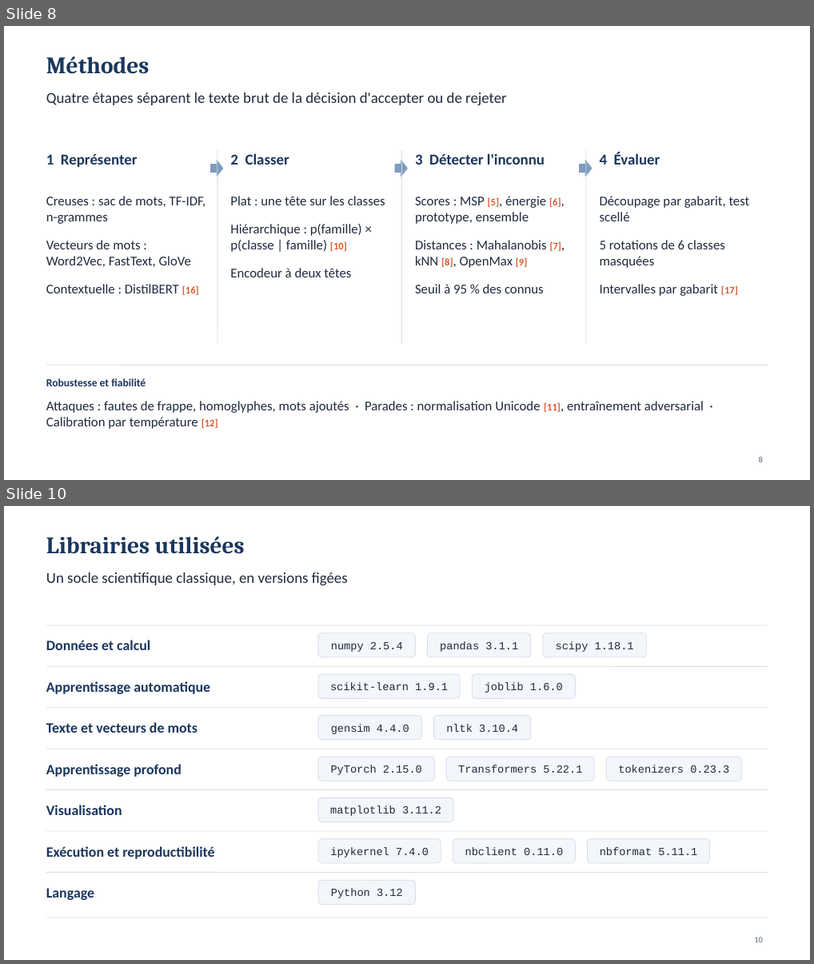
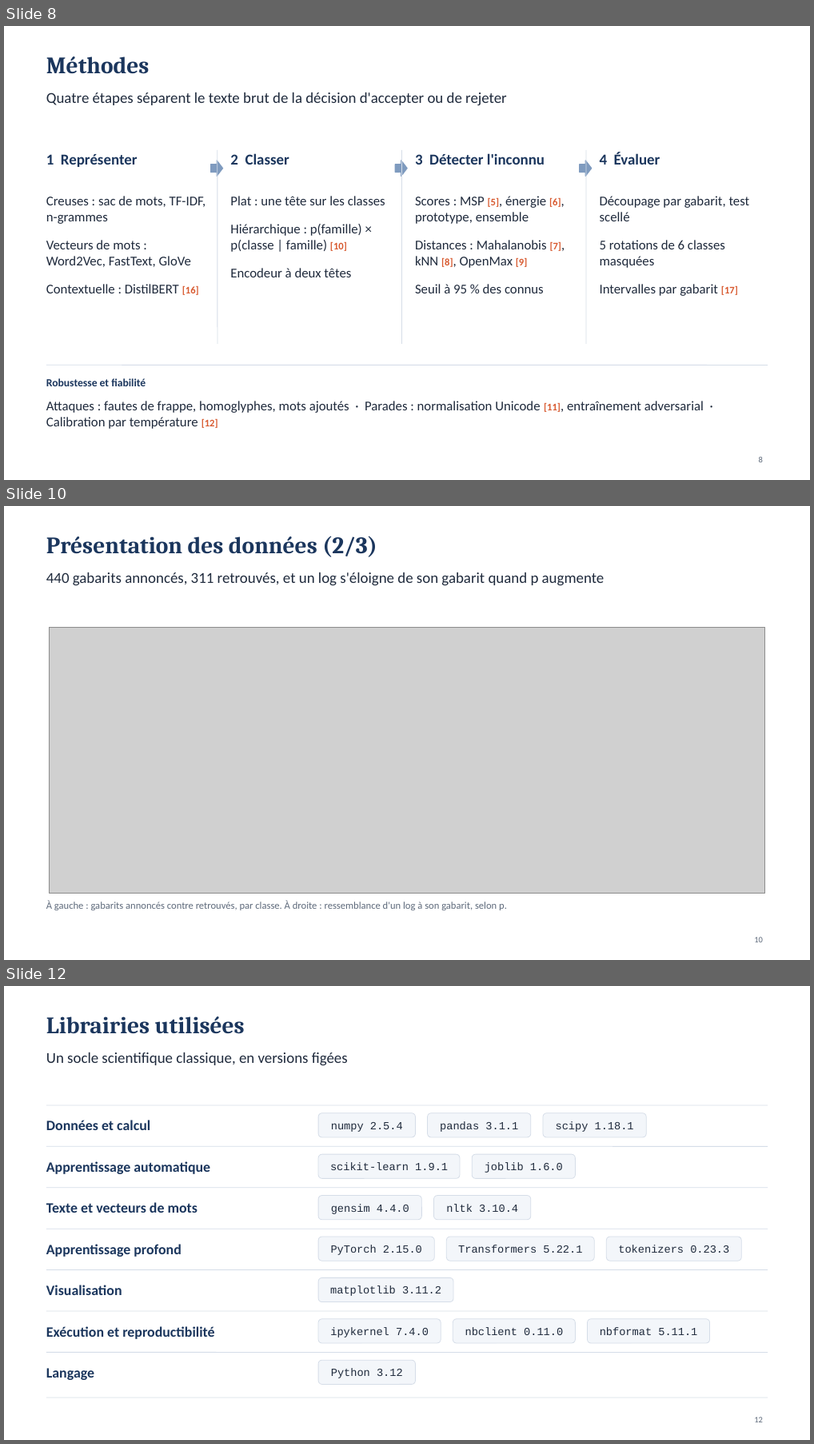
Before and after one commit to MADENIYOU/siem-open-world-log-classification, a slide deck: presentation/Soutenance_SIEM_monde_ouvert.pptx. Shown one above the other, each under a label of ours: slides 8 and 10 before the commit, slides 8, 10 and 12 after it; the slides between them are not shown. The pictures are 814x964 and 814x1444 pixels, drawn with LibreOffice and Linux fonts; fonts in the diff are those of the drawing; grey boxes stand for pictures. Boxes give left, top, right and bottom in pixels: in the first picture for what was removed or moved away, otherwise in the second. Text is boxed around its words. In the diff, an @@ line names an element or a change of style, - is before the commit and + after.

```diff
--- a/presentation/Soutenance_SIEM_monde_ouvert.pptx
+++ b/presentation/Soutenance_SIEM_monde_ouvert.pptx
@@ slide 10 added at (4,506,810,960), background #FFFFFF @@
@@ title added at (46,536,378,557), 28 pt, text #1B365D, bold @@
+Présentation des données (2/3)
@@ text added at (46,572,605,586), 18 pt, text #1F2A3C @@
+440 gabarits annoncés, 311 retrouvés, et un log s'éloigne de son gabarit quand p augmente
@@ picture added at (49,627,766,893) @@
@@ text added at (46,900,507,910), 12 pt, text #5F6B7C @@
+À gauche : gabarits annoncés contre retrouvés, par classe. À droite : ressemblance d'un log à son gabarit, selon p.
@@ page number added at (754,936,763,942), 10 pt, text #5F6B7C @@
+10
@@ what was slide 10 is now slide 12 @@
```
Also in this commit, not shown: 1 slide changed, 2 other slides added, 1 slide removed, 3 other files.
